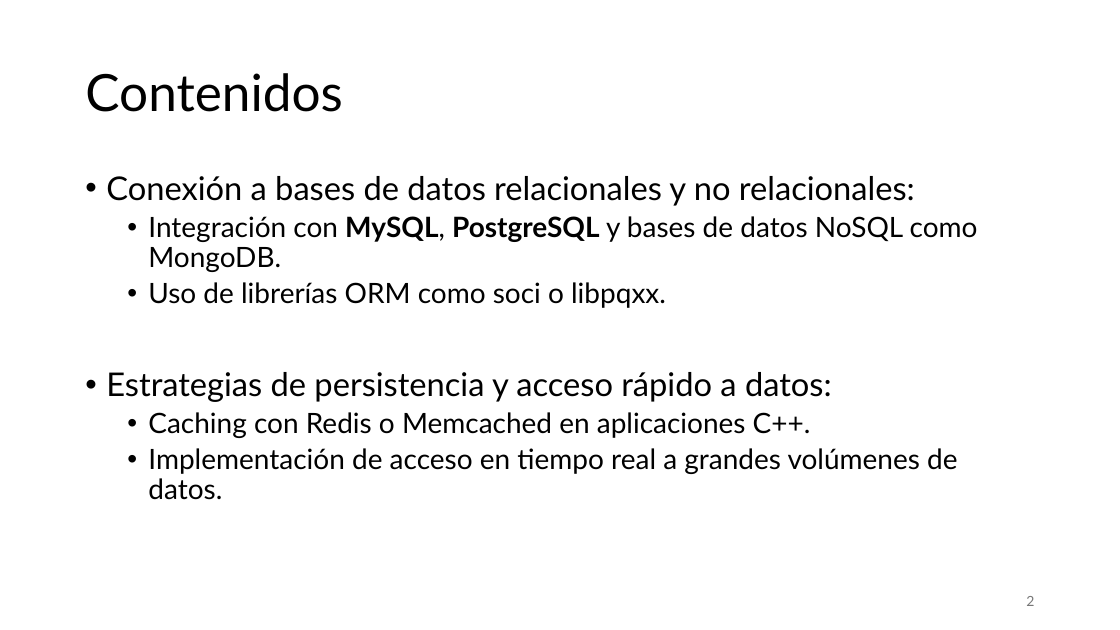
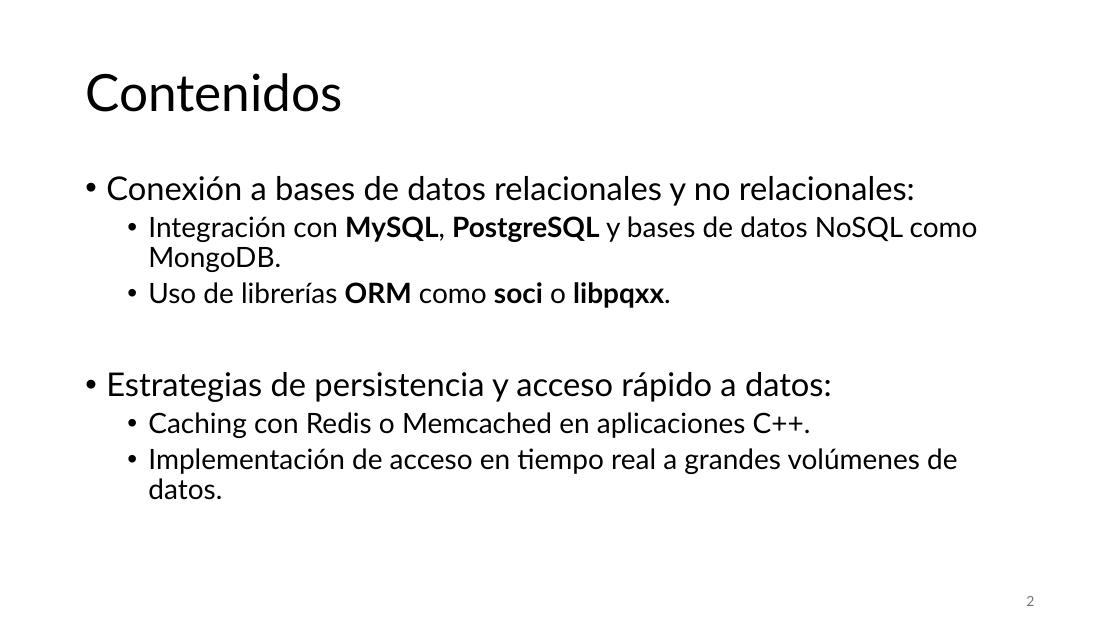
Before and after one commit to aldebarran22/CURSO_CPP_SERVICIOS_30H, a slide deck: slide 2 of doc/4_Gestion_estado_persistencia.pptx. Drawn at 1120x630 pixels with LibreOffice and Linux fonts; fonts in the diff are those of the drawing. Boxes give left, top, right and bottom in pixels: in the first picture for what was removed or moved away, otherwise in the second. Text is boxed around its words. In the diff, an @@ line names an element or a change of style, - is before the commit and + after.

```diff
--- a/doc/4_Gestion_estado_persistencia.pptx
+++ b/doc/4_Gestion_estado_persistencia.pptx
@@ text at (148,282,671,308): bold on in "ORM soci libpqxx." @@
```
Also in this commit, not shown: 2 other slides changed, 8 slides added, 6 other files.
